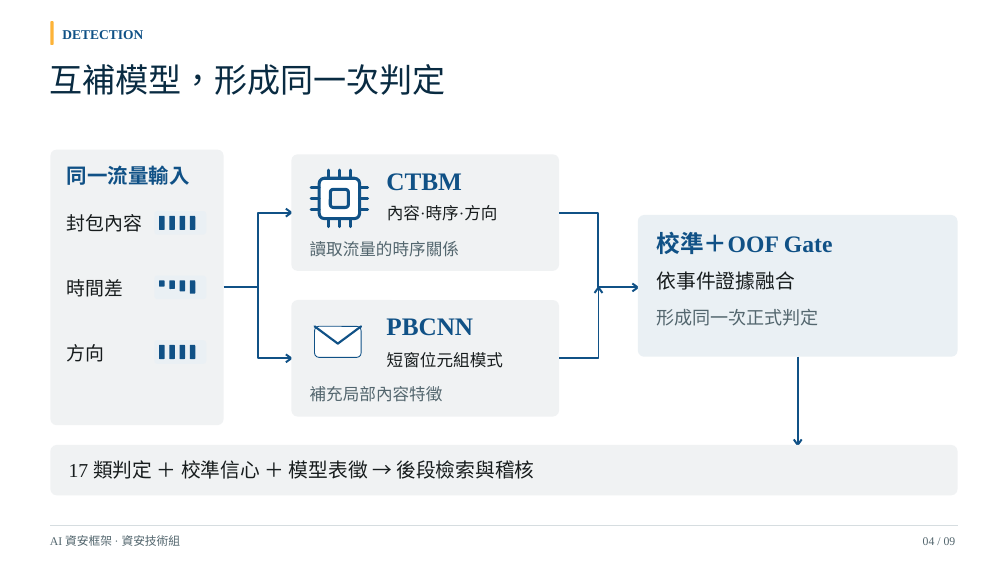
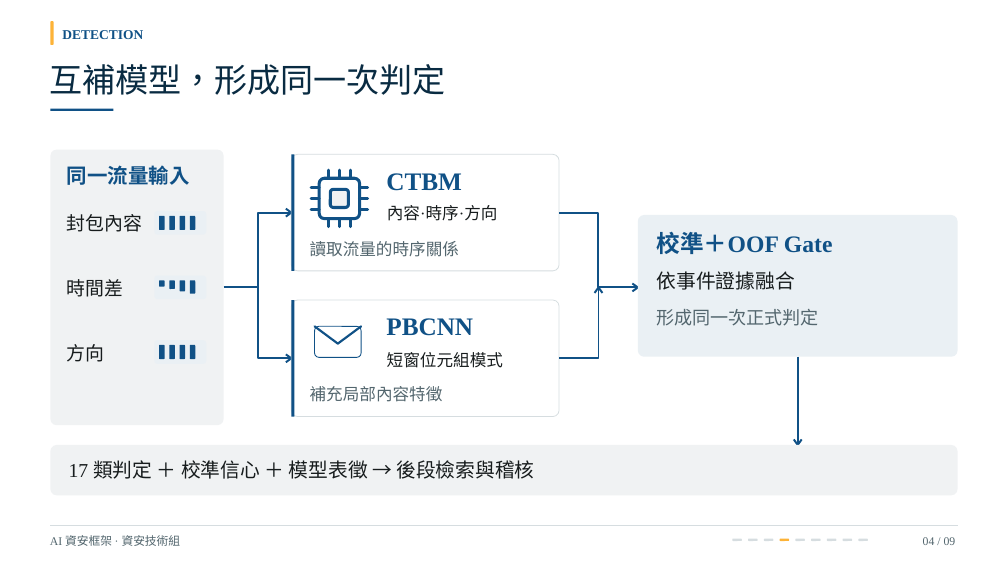
Before and after one commit to Lily09-project/innoserve-competition, a slide deck: slide 4 of deliverables/決賽簡報_AI資安框架.pptx. Drawn at 1008x567 pixels with LibreOffice and Linux fonts; fonts in the diff are those of the drawing. Boxes give left, top, right and bottom in pixels: in the first picture for what was removed or moved away, otherwise in the second. Text is boxed around its words. In the diff, an @@ line names an element or a change of style, - is before the commit and + after.

```diff
--- a/deliverables/決賽簡報_AI資安框架.pptx
+++ b/deliverables/決賽簡報_AI資安框架.pptx
@@ rectangle added at (x1=51, y1=109, x2=113, y2=111), fill #105186 @@
@@ rounded rectangle at (x1=291, y1=154, x2=559, y2=271): fill #F0F2F3 to #FFFFFF; outline none to #D6DDE0 0.75 pt @@
@@ rectangle added at (x1=291, y1=154, x2=294, y2=271), fill #105186 @@
@@ rounded rectangle at (x1=291, y1=300, x2=559, y2=417): fill #F0F2F3 to #FFFFFF; outline none to #D6DDE0 0.75 pt @@
@@ rectangle added at (x1=291, y1=300, x2=294, y2=417), fill #105186 @@
@@ group added at (x1=733, y1=538, x2=867, y2=541): 9 rounded rectangles @@
```
Also in this commit, not shown: 10 other slides changed, 24 other files.
